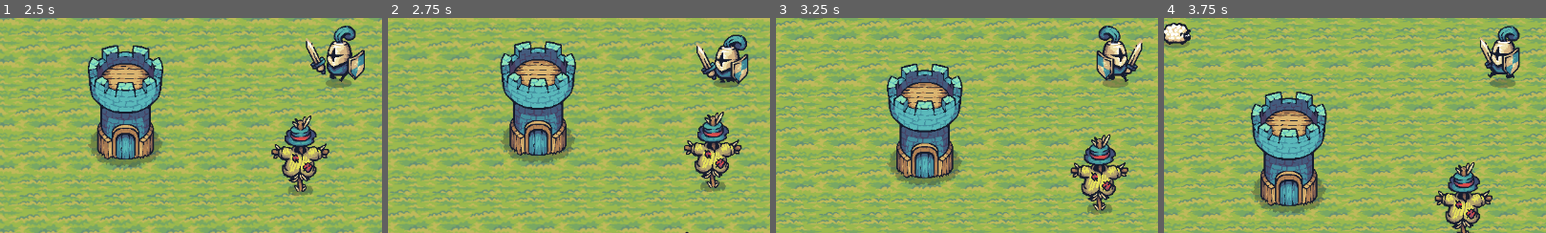
Above: before the commit, frames 1-4 (left to right).
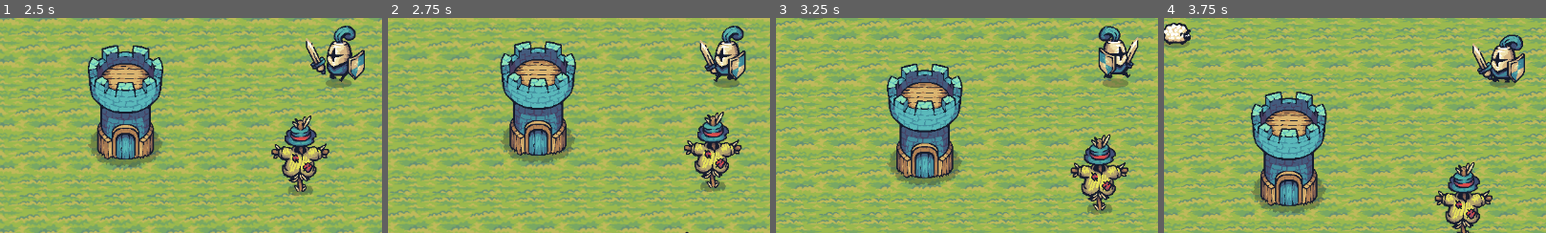
Above: after the commit, the same moments.

Repository: Numbers-Group/CODENAME-SPMC
Game: Godot game, scene res://scenes/start_scene.tscn
Same seed, same stepped clock (60 frames per second), same inputs: the game is played once before the commit and once after it.
Inputs (mouse positions are % of the whole screen's width and height, from its top left):
- Up to frame 1 (2.5 s): click "Polygon" at 0.5 s; move the mouse to (72, 45) at 1.27 s; hold Right mouse button (mouse_right_click) 1.28-2.03 s; click (72, 45) at 1.42 s; move the mouse to (30, 55) at 2.02 s; click (30, 55) at 2.1 s; right-click (30, 55) at 2.3 s
- Up to frame 2 (2.75 s): no input
- Up to frame 3 (3.25 s): move the mouse to (60, 28) at 2.77 s; hold Right mouse button (mouse_right_click) from 2.78 s (still down); click (60, 28) at 2.92 s
- Up to frame 4 (3.75 s): move the mouse to (45, 70) at 3.52 s; release Right mouse button (mouse_right_click) at 3.53 s; right-click (45, 70) at 3.6 s; click (45, 70) at 3.67 s
The pictures show only the part of the screen within x 6-56%, y 40-90%; the shares and areas given below are measured in that part.

Frame 1 is identical in both runs. In frame 2, 2.2% of the frame differs, in the area x 80-95%, y 3-31%; in frame 3, 1.6%; in frame 4, 2.3%.
Error after the commit: Attempt to call function 'set_text' in base 'null instance' on a null instance. (res://scripts/Player.gd:18)

Commit message:
dice label

Diff:
--- a/scenes/objects/Camera.tscn
+++ b/scenes/objects/Camera.tscn
@@ -1,8 +1,20 @@
-[gd_scene load_steps=2 format=3 uid="uid://cnsjumvityxv2"]
+[gd_scene load_steps=3 format=3 uid="uid://cnsjumvityxv2"]
 
 [ext_resource type="Script" path="res://scripts/Camera.gd" id="1_bb0ra"]
+
+[sub_resource type="LabelSettings" id="LabelSettings_vxtkh"]
+font_size = 40
 
 [node name="Camera" type="Node2D"]
 
 [node name="Camera2D" type="Camera2D" parent="."]
 script = ExtResource("1_bb0ra")
+
+[node name="Dice" type="Label" parent="Camera2D"]
+offset_left = 517.0
+offset_top = 261.0
+offset_right = 563.0
+offset_bottom = 316.0
+text = "20
+"
+label_settings = SubResource("LabelSettings_vxtkh")
--- a/scripts/Dice.gd
+++ b/scripts/Dice.gd
@@ -3,9 +3,9 @@
 func dice(min: int, max: int) -> int:
 	return rng.randi_range(min, max);
 
-static func critical_chance(min: int = 1, max: int = 3) -> bool:
+static func critical_chance(min: int = 1, max: int = 20) -> int:
 	var rng = RandomNumberGenerator.new();
-	return true if rng.randi_range(min, max) == 2 else false
+	return rng.randi_range(min, max)
 
 
 func initiative():
--- a/scripts/Player.gd
+++ b/scripts/Player.gd
@@ -4,6 +4,8 @@
 var target = position;
 var action
 @onready var global_scripts = preload("res://scripts/Dice.gd");
+@onready var dice_label = get_node("../../Camera/Camera2D/Dice");
+var dice: int;
 
 # Input handler.
 func _input(event):
@@ -12,7 +14,9 @@
 		target = get_global_mouse_position()
 		action = "run"
 	elif event.is_action_pressed("mouse_right_click"):
-		if global_scripts.critical_chance() == true:
+		dice = global_scripts.critical_chance();
+		dice_label.set_text(str(dice));
+		if dice > 10:
 			action = "attack2"
 		else:
 			action = "attack"
@@ -20,6 +24,7 @@
 
 func _physics_process(delta):
 	velocity = position.direction_to(target) * SPEED
+
 
 	if velocity[0] > 0:
 		$AnimatedSprite2D.flip_h = false
Not shown, changed: .DS_Store
